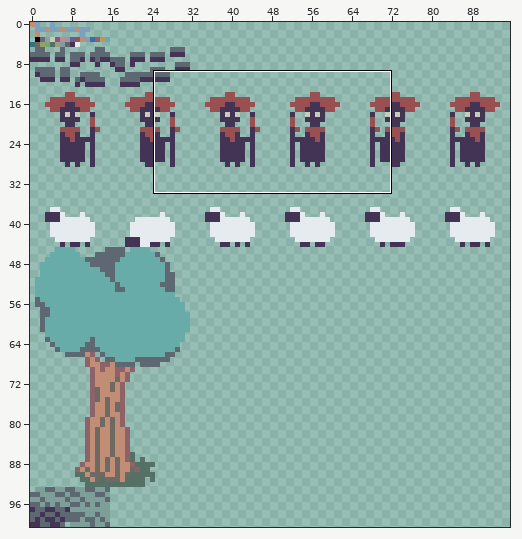
Two versions of one sprite sheet, assets/sprites/sprites.png. The first picture is a wide view before the edit; the outline marks the close-up.
Close-up. Before:
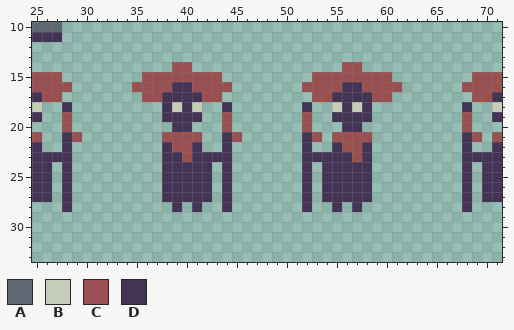
The file is 96x101 pixels. Shown: x 25..71, y 10..33.
Palette (. is transparent): A #5d6872  B #c5ccb8  C #9a4f50  D #433455
Pixels before, first column x 25:
10 AAA............................................
11 DDD............................................
12 ...............................................
13 ...............................................
14 ..............CC...............CC..............
15 CCC........CCCCCCCC.........CCCCCCCC........CCC
16 CCCC......CCCCDDCCCC.......CCCCDDCCCC......CCCC
17 DCC........CCDDDDCC.........CCDDDDCC........CCD
18 B..D.........DBDB..D.......D..BDBD.........D..B
19 D..C.........DDDD..C.......C..DDDD.........C..D
20 ...C..........DD...C.......C...DD..........C...
21 C..DC........CCCC..DC......DC.CCCC.........DC.C
22 D..D.........DCCD..D.......D..DCCD.........D..D
23 DDDD.........DDCDDDD.......DDDDDCD.........DDDD
24 DD.D.........DDDDD.D.......D.DDDDD.........D.DD
25 DD.D.........DDDDD.D.......D.DDDDD.........D.DD
26 DD.D.........DDDDD.D.......D.DDDDD.........D.DD
27 DD.D.........DDDDD.D.......D.DDDDD.........D.DD
28 ...D..........D.D..D.......D..D.D..........D...
Now the later version:
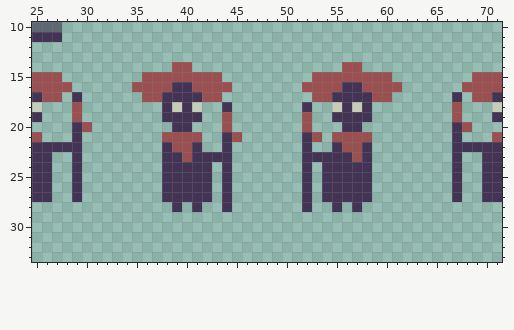
Difference:
Colour C now appears in rows 18 to 19 at x 29 and 67; in row 20 at x 30.
Colour D now appears in row 17 at x 29 and 67; in row 20 at x 29 and 67; in row 21 at x 67; in row 22 at x 26 to 27, 29, 67 and 69 to 70; in rows 23 to 27 at x 29 and 67.
The author changed colour C to colour D in row 21 at x 29.
The author cleared colour C in row 19 at x 28 and 68; in row 20 at x 28; in row 21 at x 69.
The author cleared colour D in row 18 at x 28 and 68; in row 21 at x 28 and 68; in row 23 at x 27 to 28 and 68 to 69; in rows 24 to 28 at x 28 and 68.
